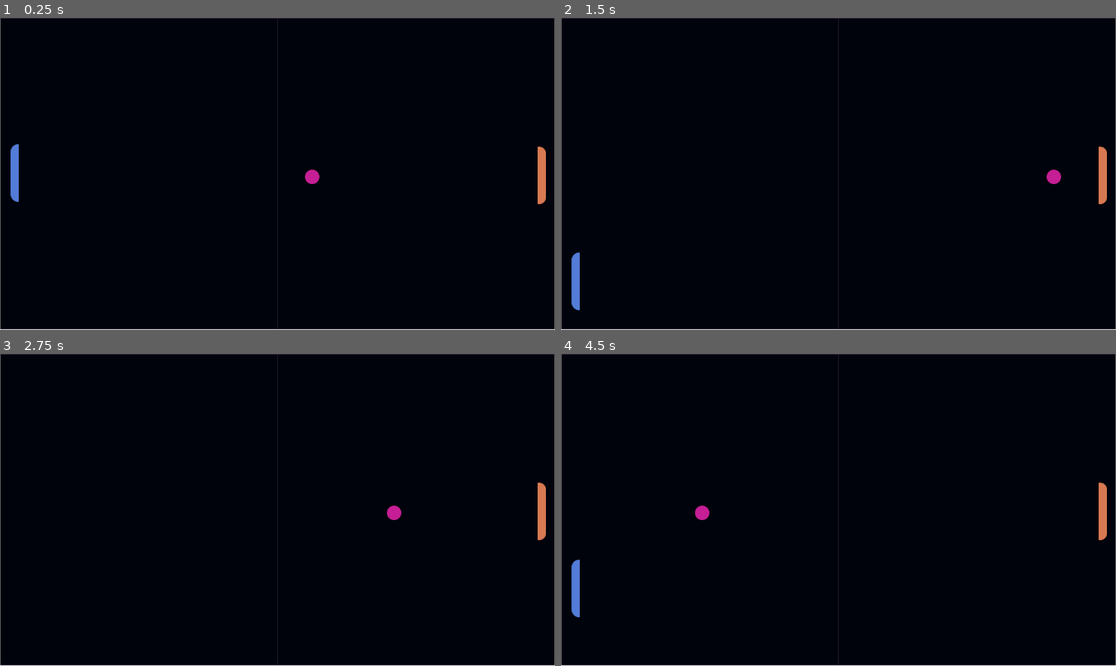
Above: before the commit, frames 1-4 (two rows, left to right).
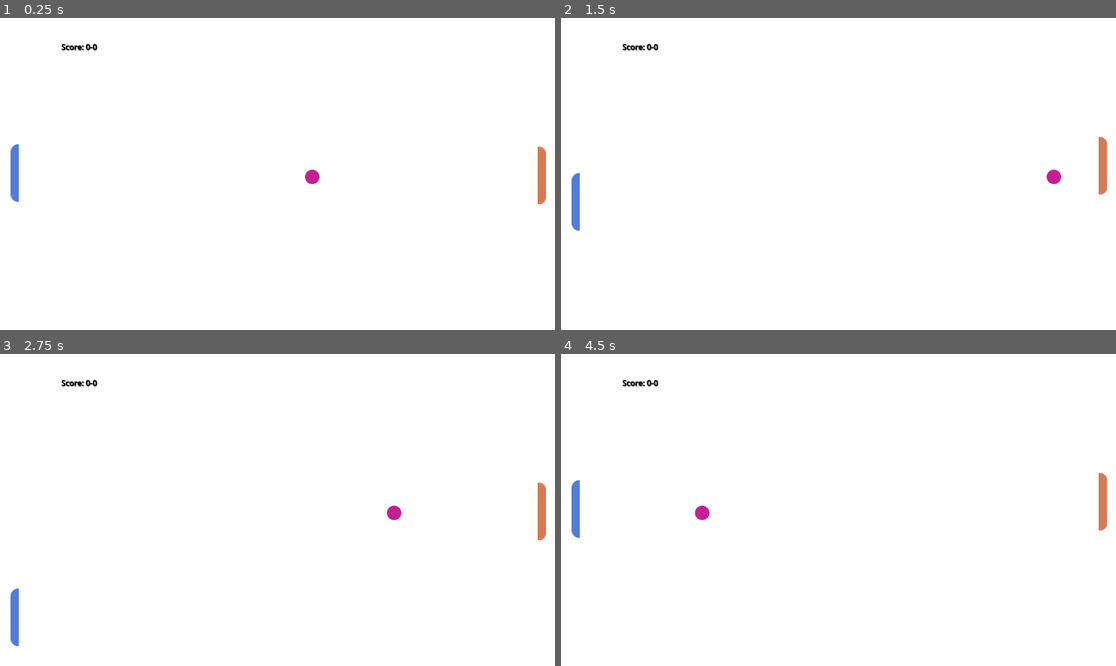
Above: after the commit, the same moments.

Repository: makroterno/pong
Game: Godot game, scene res://scenes/game.tscn
The game is run twice, just before and just after one commit, with the same random seed, the same clock (stepped at 60 frames per second) and the same inputs.
Inputs:
- Up to frame 1 (0.25 s): no input
- Up to frame 2 (1.5 s): hold Right (ui_right) 0.53-1.28 s; tap S (p2_down, bound only after the commit) at 0.6 s; tap W (p2_up, bound only after the commit) at 0.8, 1.35 s; hold Down (p1_down, bound only after the commit) from 1.28 s (still down)
- Up to frame 3 (2.75 s): tap S (p2_down, bound only after the commit) at 1.55, 2.1 s; release Down (p1_down, bound only after the commit) at 2.03 s; hold Right (ui_right) from 2.03 s (still down); tap W (p2_up, bound only after the commit) at 2.3 s
- Up to frame 4 (4.5 s): release Right (ui_right) at 2.78 s; hold Up (p1_up, bound only after the commit) 2.78-3.53 s; tap W (p2_up, bound only after the commit) at 2.85, 3.8, 4.35 s; tap S (p2_down, bound only after the commit) at 3.05, 3.6 s; hold Left (ui_left) from 3.53 s (still down)

The runs differ from the first frame. In frame 1, 99% of the frame differs, in the area x 0-100%, y 0-100%; in frame 2, 100%; in frame 3, 100%; in frame 4, 100%.

Commit message:
fix collision problems & add scoreboard

Diff:
--- a/scenes/ball.gd
+++ b/ball.gd
@@ -1,12 +1,15 @@
 extends Area2D
 
-var x_velocity = 5
+var x_velocity = 300
 var x_direction = 1
 var y_velocity = 0
 var y_direction = 1
 @onready var player_1 = %Player1
 @onready var player_2 = %Player2
+@onready var scoreboard = %Scoreboard
 
+var score_left = 0
+var score_right = 0
 # Called when the node enters the scene tree for the first time.
 func _ready():
 	pass # Replace with function body.
@@ -14,8 +17,9 @@
 
 # Called every frame. 'delta' is the elapsed time since the previous frame.
 func _process(delta):
-	position.x += x_velocity * x_direction
-	position.y += y_velocity * y_direction
+	position.x += x_velocity * delta
+	position.y += y_velocity * delta
+	scoreboard.text = "Score: " + str(score_left) + "-" + str(score_right)
 
 
 
@@ -23,28 +27,30 @@
 	print("body entered!!")
 	print(body.name)
 	if body.name == str("Player2"):
-		print("player 2")
-		x_direction = -1
+		x_velocity = - x_velocity
 		if player_2.velocity.y != 0:
-			y_velocity = player_2.velocity.y / 50
-	elif body.name == "Player1":
-		print("player 1")
+			y_velocity = player_2.velocity.y
+	if body.name == "Player1":
 		if player_1.velocity.y != 0:
-			y_velocity = player_1.velocity.y / 50
-		x_direction = 1
+			y_velocity = player_1.velocity.y
+		x_velocity = - x_velocity
 
 
 func _on_area_entered(area):
+	print("area entered!!")
+	print(area.name)
 	if area.name == str("BottomWorldBoundary"):
 		print("Bottom hit")
-		y_direction = -1
-	elif area.name == "UpWorldBoundary":
+		y_velocity = -y_velocity
+	if area.name == "UpWorldBoundary":
 		print("Up hit")
-		y_direction = 1
+		y_velocity = -y_velocity
 
 	if area.name == str("LeftWorldBoundary"):
 		print("Left hit")
-		x_direction = 1
-	elif area.name == "RightWorldBoundary":
+		x_velocity = - x_velocity
+		score_right += 1
+	if area.name == "RightWorldBoundary":
 		print("Right hit")
-		x_direction = -1
+		score_left += 1
+		x_velocity = - x_velocity
--- a/scenes/player_1.gd
+++ b/player_1.gd
@@ -11,10 +11,10 @@
 
 	# Get the input direction and handle the movement/deceleration.
 	# As good practice, you should replace UI actions with custom gameplay actions.
-	var direction = Input.get_axis("ui_left", "ui_right")
+	var direction = Input.get_axis("p1_up", "p1_down")
 	if direction:
 		velocity.y = direction * SPEED
 	else:
 		velocity.y = move_toward(velocity.x, 0, SPEED)
 
-	move_and_slide()
+	move_and_collide(velocity * delta)
--- a/project.godot
+++ b/project.godot
@@ -15,6 +15,29 @@
 config/features=PackedStringArray("4.2", "Forward Plus")
 config/icon="res://icon.svg"
 
+[input]
+
+p1_up={
+"deadzone": 0.5,
+"events": [Object(InputEventKey,"resource_local_to_scene":false,"resource_name":"","device":-1,"window_id":0,"alt_pressed":false,"shift_pressed":false,"ctrl_pressed":false,"meta_pressed":false,"pressed":false,"keycode":0,"physical_keycode":4194320,"key_label":0,"unicode":0,"echo":false,"script":null)
+]
+}
+p1_down={
+"deadzone": 0.5,
+"events": [Object(InputEventKey,"resource_local_to_scene":false,"resource_name":"","device":-1,"window_id":0,"alt_pressed":false,"shift_pressed":false,"ctrl_pressed":false,"meta_pressed":false,"pressed":false,"keycode":0,"physical_keycode":4194322,"key_label":0,"unicode":0,"echo":false,"script":null)
+]
+}
+p2_up={
+"deadzone": 0.5,
+"events": [Object(InputEventKey,"resource_local_to_scene":false,"resource_name":"","device":-1,"window_id":0,"alt_pressed":false,"shift_pressed":false,"ctrl_pressed":false,"meta_pressed":false,"pressed":false,"keycode":0,"physical_keycode":87,"key_label":0,"unicode":119,"echo":false,"script":null)
+]
+}
+p2_down={
+"deadzone": 0.5,
+"events": [Object(InputEventKey,"resource_local_to_scene":false,"resource_name":"","device":-1,"window_id":0,"alt_pressed":false,"shift_pressed":false,"ctrl_pressed":false,"meta_pressed":false,"pressed":false,"keycode":0,"physical_keycode":83,"key_label":0,"unicode":115,"echo":false,"script":null)
+]
+}
+
 [rendering]
 
 environment/defaults/default_clear_color=Color(1, 1, 1, 1)
--- a/scenes/ball.tscn
+++ b/scenes/ball.tscn
@@ -1,7 +1,7 @@
 [gd_scene load_steps=4 format=3 uid="uid://dohrry3qqjt2u"]
 
 [ext_resource type="Texture2D" uid="uid://crni2pbyopolf" path="res://assets/arts/Ball.png" id="1_32fyy"]
-[ext_resource type="Script" path="res://scenes/ball.gd" id="1_nc5jx"]
+[ext_resource type="Script" path="res://ball.gd" id="1_nc5jx"]
 
 [sub_resource type="CircleShape2D" id="CircleShape2D_u02ke"]
 radius = 15.0
--- a/scenes/game.tscn
+++ b/scenes/game.tscn
@@ -1,32 +1,37 @@
 [gd_scene load_steps=10 format=3 uid="uid://bbsn0w6lkdmav"]
 
-[ext_resource type="Texture2D" uid="uid://cnepfbhbh10ca" path="res://assets/arts/Board.png" id="1_jy6hx"]
 [ext_resource type="PackedScene" uid="uid://dohrry3qqjt2u" path="res://scenes/ball.tscn" id="2_b775n"]
 [ext_resource type="PackedScene" uid="uid://dann5wvlnqv6p" path="res://scenes/player_1.tscn" id="3_cjmls"]
-[ext_resource type="Script" path="res://scenes/player_1.gd" id="4_6ob5r"]
+[ext_resource type="Script" path="res://player_1.gd" id="4_6ob5r"]
 [ext_resource type="PackedScene" uid="uid://b35t86koauf8g" path="res://scenes/player_2.tscn" id="4_d261k"]
+[ext_resource type="Script" path="res://scripts/player_2.gd" id="5_03an0"]
 
-[sub_resource type="WorldBoundaryShape2D" id="WorldBoundaryShape2D_28hpb"]
-distance = -588.0
+[sub_resource type="RectangleShape2D" id="RectangleShape2D_fonul"]
+size = Vector2(1136.5, 20)
 
-[sub_resource type="WorldBoundaryShape2D" id="WorldBoundaryShape2D_wndj3"]
-normal = Vector2(0, 1)
-distance = -62.0
+[sub_resource type="RectangleShape2D" id="RectangleShape2D_tb860"]
+size = Vector2(1138.5, 20)
 
-[sub_resource type="WorldBoundaryShape2D" id="WorldBoundaryShape2D_enevi"]
-normal = Vector2(1, 0)
+[sub_resource type="RectangleShape2D" id="RectangleShape2D_66cr8"]
+size = Vector2(18, 652)
 
-[sub_resource type="WorldBoundaryShape2D" id="WorldBoundaryShape2D_hbeak"]
-normal = Vector2(-1, 0)
-distance = -1150.0
+[sub_resource type="RectangleShape2D" id="RectangleShape2D_4qvht"]
+size = Vector2(18, 658)
 
 [node name="Node2D" type="Node2D"]
 
-[node name="Board" type="Sprite2D" parent="."]
-texture_filter = 1
-position = Vector2(576, 323.625)
-scale = Vector2(1.43641, 1.42253)
-texture = ExtResource("1_jy6hx")
+[node name="Scoreboard" type="Label" parent="."]
+unique_name_in_owner = true
+offset_left = 127.0
+offset_top = 48.0
+offset_right = 364.0
+offset_bottom = 82.0
+scale = Vector2(0.992576, 1)
+theme_override_colors/font_color = Color(0, 0, 0, 1)
+theme_override_colors/font_shadow_color = Color(0, 0, 0, 1)
+theme_override_colors/font_outline_color = Color(0, 0, 0, 1)
+text = "Score:
+"
 
 [node name="Ball" parent="." instance=ExtResource("2_b775n")]
 position = Vector2(573, 330)
@@ -39,28 +44,28 @@
 [node name="Player2" parent="." instance=ExtResource("4_d261k")]
 unique_name_in_owner = true
 position = Vector2(1125, 327)
+script = ExtResource("5_03an0")
 
 [node name="BottomWorldBoundary" type="Area2D" parent="."]
 
 [node name="CollisionShape2D" type="CollisionShape2D" parent="BottomWorldBoundary"]
-position = Vector2(576, 45)
-shape = SubResource("WorldBoundaryShape2D_28hpb")
+position = Vector2(572.75, 643)
+shape = SubResource("RectangleShape2D_fonul")
 
 [node name="UpWorldBoundary" type="Area2D" parent="."]
 
 [node name="CollisionShape2D" type="CollisionShape2D" parent="UpWorldBoundary"]
-position = Vector2(576, 75)
-shape = SubResource("WorldBoundaryShape2D_wndj3")
+position = Vector2(573.75, 10)
+shape = SubResource("RectangleShape2D_tb860")
 
 [node name="LeftWorldBoundary" type="Area2D" parent="."]
-position = Vector2(0, 182)
 
 [node name="CollisionShape2D" type="CollisionShape2D" parent="LeftWorldBoundary"]
-position = Vector2(1, -2)
-shape = SubResource("WorldBoundaryShape2D_enevi")
+position = Vector2(-6, 326)
+shape = SubResource("RectangleShape2D_66cr8")
 
 [node name="RightWorldBoundary" type="Area2D" parent="."]
-position = Vector2(16, -4)
 
 [node name="CollisionShape2D" type="CollisionShape2D" parent="RightWorldBoundary"]
-shape = SubResource("WorldBoundaryShape2D_hbeak")
+position = Vector2(1156, 319)
+shape = SubResource("RectangleShape2D_4qvht")
--- /dev/null
+++ b/scripts/player_2.gd
@@ -0,0 +1,17 @@
+extends CharacterBody2D
+
+
+const SPEED = 300.0
+
+func _physics_process(delta):
+
+
+	# Get the input direction and handle the movement/deceleration.
+	# As good practice, you should replace UI actions with custom gameplay actions.
+	var direction = Input.get_axis("p2_up", "p2_down")
+	if direction:
+		velocity.y = direction * SPEED
+	else:
+		velocity.y = move_toward(velocity.x, 0, SPEED)
+
+	move_and_slide()
